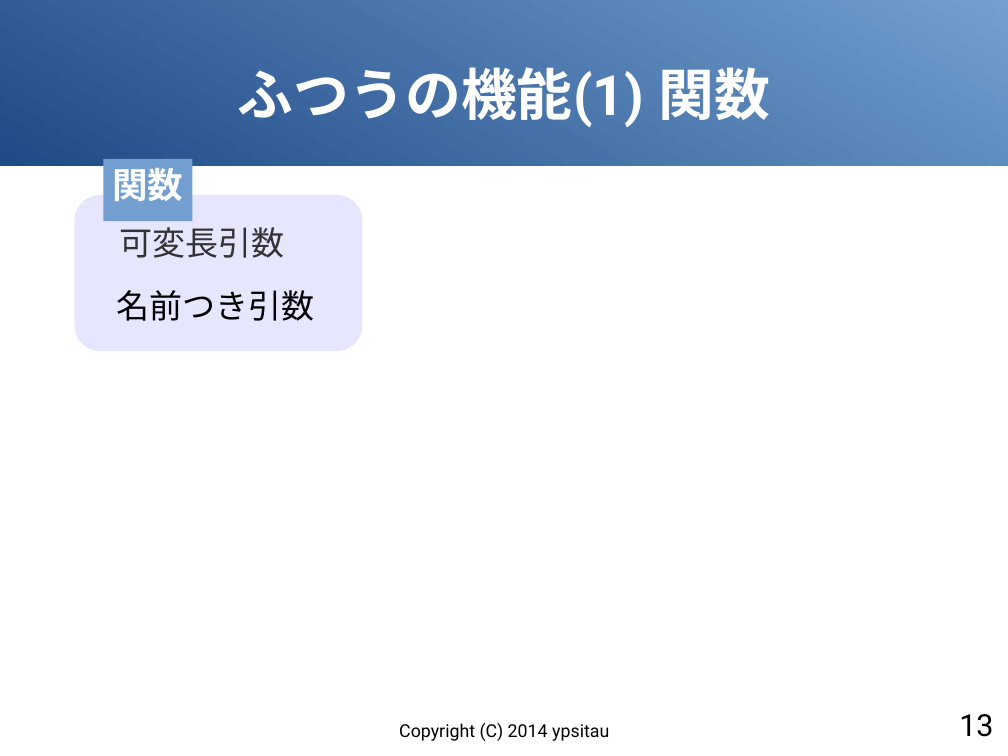
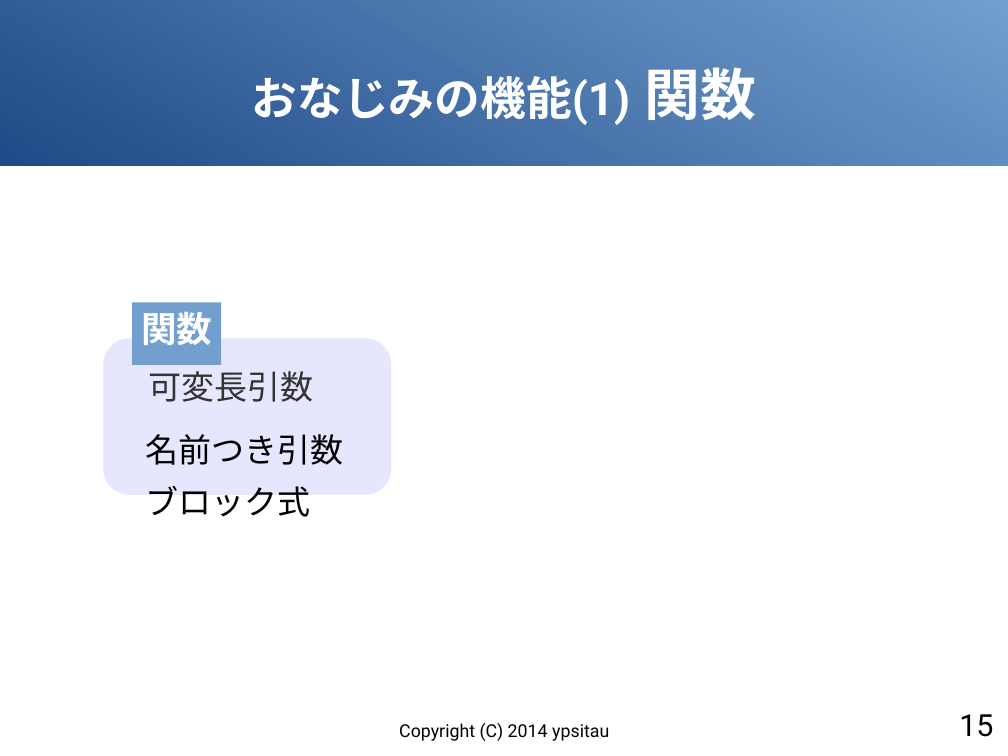
Before and after one commit to gura-lang/gura-doc, a slide deck: slide 15 of presentation/gura-introduction.odp (slide 13 before the commit). Drawn at 1008x756 pixels with LibreOffice and Linux fonts; fonts in the diff are those of the drawing. Boxes give left, top, right and bottom in pixels: in the first picture for what was removed or moved away, otherwise in the second. Text is boxed around its words. In the diff, an @@ line names an element or a change of style, - is before the commit and + after.

```diff
--- a/presentation/gura-introduction.odp
+++ b/presentation/gura-introduction.odp
@@ title at [252,67,756,125]: text changed; size 44 to 36 pt @@
-ふつうの機能(1) 関数
+おなじみの機能(1) 関数
@@ 2 texts, 1 rectangle, 1 rounded rectangle: place and size @@
-2 texts, 1 rectangle, 1 rounded rectangle at [74,159,362,351]
+2 texts, 1 rectangle, 1 rounded rectangle at [103,303,391,495]
@@ text added at [145,485,310,517], 26 pt, text #000000 @@
+ブロック式
@@ page number at [959,714,993,737]: text changed @@
-13
+15
```
Also in this commit, not shown: 14 other slides changed, 3 slides added, 3 slides removed.
